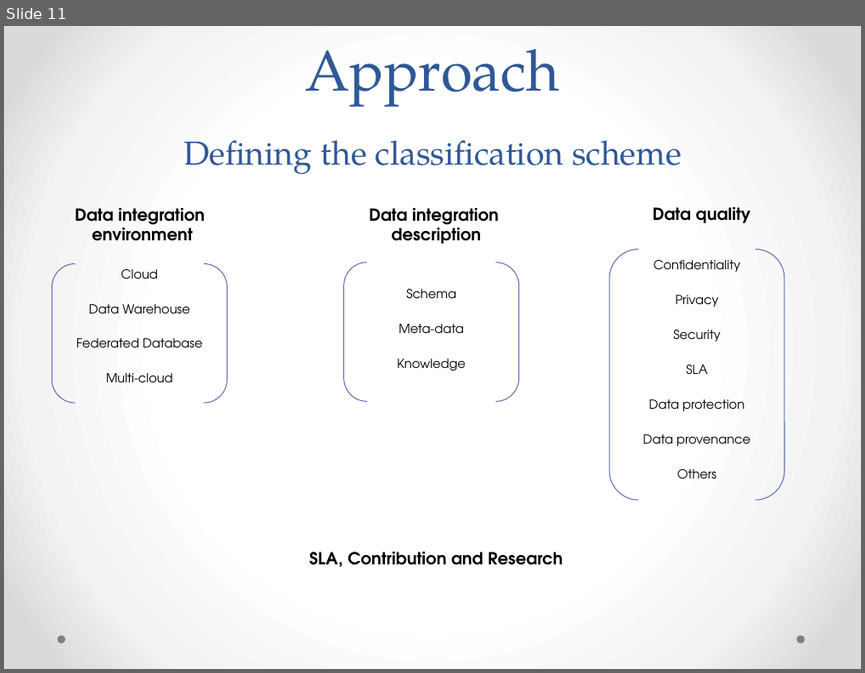
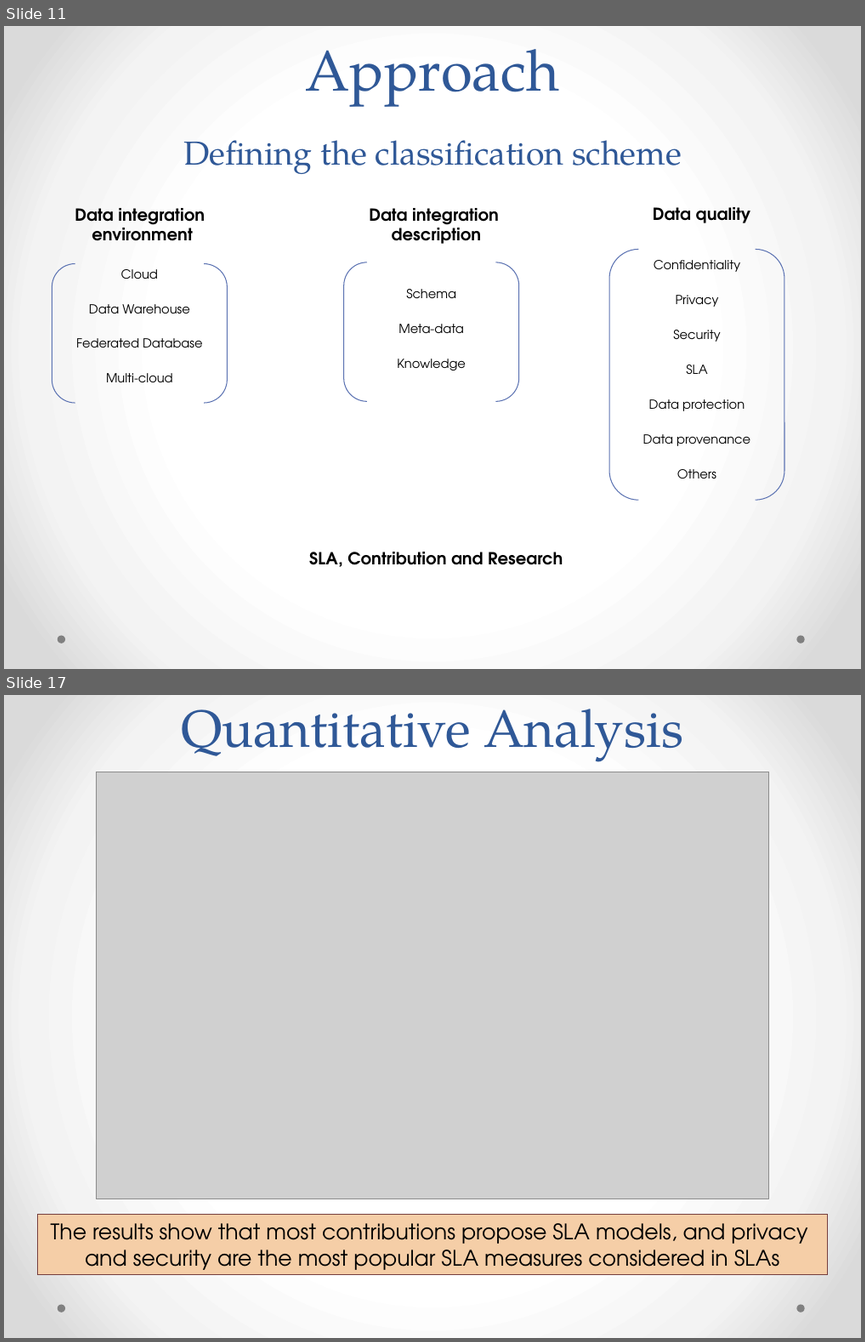
Before and after one commit to danielboni/DanielCarvalho-PhD, a slide deck: Presentations/DEXA 2015 Presentation.pptx. Shown one above the other, each under a label of ours: slide 11 before the commit, slides 11 and 17 after it; the slides between them are not shown. The pictures are 865x673 and 865x1342 pixels, drawn with LibreOffice and Linux fonts; fonts in the diff are those of the drawing; grey boxes stand for pictures. Boxes give left, top, right and bottom in pixels: in the first picture for what was removed or moved away, otherwise in the second. Text is boxed around its words. In the diff, an @@ line names an element or a change of style, - is before the commit and + after.

```diff
--- a/Presentations/DEXA 2015 Presentation.pptx
+++ b/Presentations/DEXA 2015 Presentation.pptx
@@ slide 17 added at <box>4,695,861,1338</box>, background gradient #FFFFFF to #F4F4F4 to #DADADA; not listed: 2 template elements that a slide beside it also shows @@
@@ title added at <box>181,709,683,762</box>, 44 pt, text #2F5897 @@
+Quantitative Analysis
@@ picture added at <box>96,771,768,1198</box> @@
@@ rectangle added at <box>37,1214,828,1275</box>, fill #F5CEA7, outline #753D3D 0.75 pt, 18 pt, text #000000 @@
+The results show that most contributions propose SLA models, and privacy
+and security are the most popular SLA measures considered in SLAs
```
Also in this commit, not shown: 2 slides changed, 9 other slides added, 4 slides removed.
